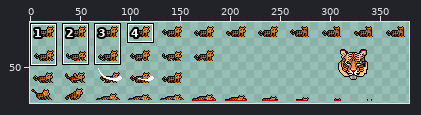
Two versions of one sprite sheet, forge-gui/res/adventure/common/sprites/enemy/beast/tiger.png. Above: a wide view before the commit, with the close-up outlined.
Close-up. The starting point:
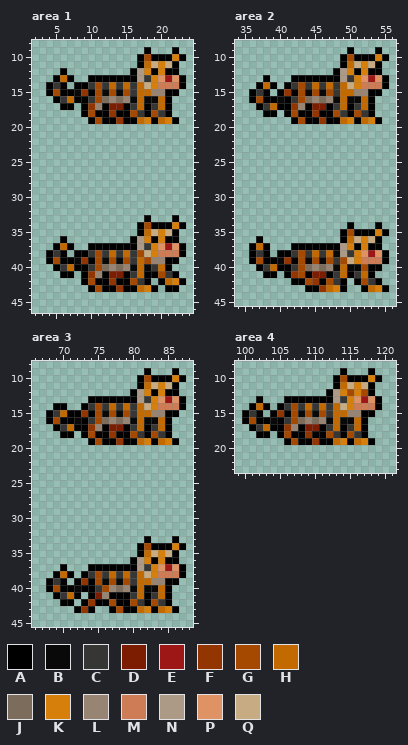
The file is 384x86 pixels. Colours within 5 levels of each other are drawn and written as one. Shown: area 1: x 2..24, y 8..46; area 2: x 34..56, y 8..45; area 3: x 66..88, y 8..45; area 4: x 99..121, y 8..23. The wide view leaves out empty margins. The commit also changed other parts of the picture, which this record leaves out.
Palette (. is transparent): A #000000  B #090909  C #363635  D #7c1c00  E #9d1717  F #923500  G #a54900  H #c26900  J #7c6c5c  K #d67f0b  L #978472  M #ce7c55  N #ad9a86  P #df9263  Q #c7ab82
Once edited:
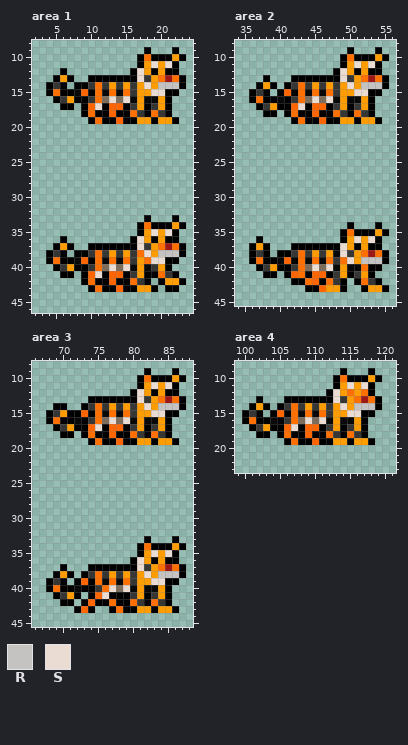
Colours new in this view: R #c5c3c2  S #eadcd2
From old to new:
colour F: #923500 -> #ff6500
colour G: #a54900 -> #ff7000
colour H: #c26900 -> #ff9d00
Area 1:
y 10: x 22 K -> H
y 11: x 19..21 QKQ -> SHS
y 12: x 17..18 NK -> SH; x 20 K -> H
y 13: x 17 N -> S; x 19..20 KP -> HG; x 22 P -> G
y 14: x 18..22 QKMMM -> SHRRR
y 15: x 19..20 LL -> SS
y 16: x 13 L -> S; x 15 L -> S
y 17: x 11 L -> S; x 13..14 DD -> FF
y 19: x 18 K -> H; x 21 K -> H
y 34: x 22 K -> H
y 35: x 19..21 QKQ -> SHS
y 36: x 17..18 NK -> SH; x 20 K -> H
y 37: x 17 N -> S; x 19..20 KP -> HG; x 22 P -> G
y 38: x 18..22 QKMMM -> SHRRR
y 39: x 19..20 LL -> SS
y 40: x 13 L -> S; x 15 L -> S
y 41: x 11 L -> S; x 13..14 DD -> FF
y 42: x 22 K -> H
y 43: x 18 K -> H
Area 2:
y 10: x 54 K -> H
y 11: x 51..53 QKQ -> SHS
y 12: x 49..50 NK -> SH; x 52 K -> H
y 13: x 49 N -> S; x 51..52 KP -> HG; x 54 P -> G
y 14: x 50..54 QKMMM -> SHRRR
y 15: x 51..52 LL -> SS
y 16: x 45 L -> S; x 47 L -> S
y 17: x 43 L -> S; x 45..46 DD -> FF
y 19: x 50 K -> H; x 53 K -> H
y 35: x 54 K -> H
y 36: x 51..53 QKQ -> SHS
y 37: x 49..50 NK -> SH; x 52 K -> H
y 38: x 49 N -> S; x 51..52 KP -> HG; x 54 P -> G
y 39: x 50..54 QKMMM -> SHRRR
y 40: x 45 L -> S; x 47 L -> S
y 41: x 45..46 DD -> FF
y 43: x 48 K -> H; x 54 K -> H
Area 3:
y 10: x 86 K -> H
y 11: x 83..85 QKQ -> SHS
y 12: x 81..82 NK -> SH; x 84 K -> H
y 13: x 81 N -> S; x 83..84 KP -> HG; x 86 P -> G
y 14: x 82..86 QKMMM -> SHRRR
y 15: x 83..84 LL -> SS
y 16: x 77 L -> S; x 79 L -> S
y 17: x 75 L -> S; x 77..78 DD -> FF
y 19: x 82 K -> H; x 85 K -> H
y 34: x 86 K -> H
y 35: x 83..85 QKQ -> SHS
y 36: x 81..82 NK -> SH; x 84 K -> H
y 37: x 81 N -> S; x 83..84 KP -> HG; x 86 P -> G
y 38: x 82..86 QKMMM -> SHRRR
y 39: x 83..84 LL -> SS
y 40: x 77 L -> S; x 79 L -> S
y 41: x 75..76 DL -> FS
y 43: x 82 K -> H; x 85 K -> H
Area 4:
y 10: x 118 K -> H
y 11: x 115..117 QKQ -> SHS
y 12: x 113..114 NK -> SH; x 116 K -> H
y 13: x 113 N -> S; x 115..116 KP -> HG; x 118 P -> G
y 14: x 114..118 QKMMM -> SHRRR
y 15: x 115..116 LL -> SS
y 16: x 109 L -> S; x 111 L -> S
y 17: x 107 L -> S; x 109..110 DD -> FF
y 19: x 114 K -> H; x 117 K -> H
Boxes around the changes in both close-ups, in picture pixels (x1, y1, x2, y2):
changed: (53, 54, 179, 124)
changed: (53, 222, 179, 292)
changed: (256, 54, 382, 124)
changed: (256, 229, 382, 292)
changed: (53, 375, 179, 445)
changed: (53, 543, 179, 613)
changed: (249, 375, 375, 445)
